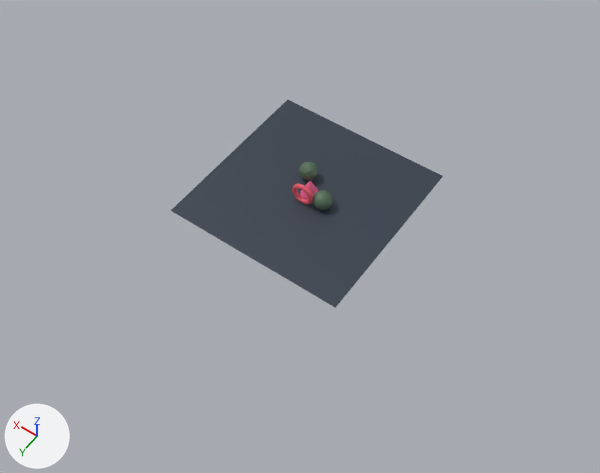
An edit to the Blender file Part-1 Intro/ObjectsAdd.blend, drawn before and after from the same camera.
One viewpoint serves both versions: a camera (50 mm lens) standing at (-31.8, 46.1, 64.4) and looking at (-1.8, 4.1, -1.6). Lighting does not change. The marker at lower left points along +X, +Y and +Z.
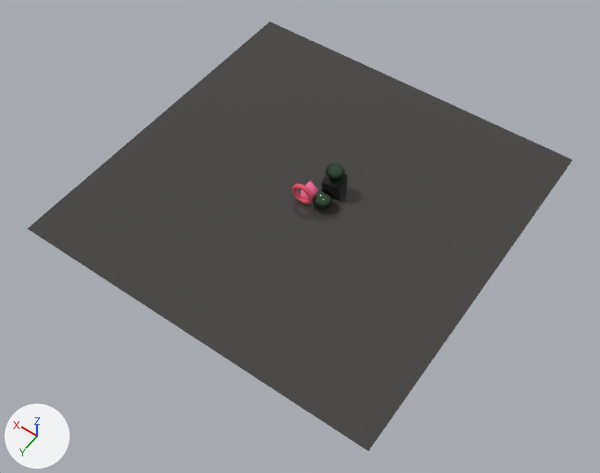
What differs and where, as boxes (x1, y1, x2, y2) in the pictures (600 x 473 px):
'Plane', rescaled (100% wider, 106% taller): before (171, 100, 443, 308); after (27, 22, 572, 451)
'Cube', added (black): after (322, 174, 348, 201)

Patch to the scene script:
```diff
--- a/Part-1 Intro/ObjectsAdd.blend.py
+++ b/Part-1 Intro/ObjectsAdd.blend.py
@@ mat_graymattmat @@
+mat_graymattmat = principled_material('GrayMattMat')
+mat_graymattmat.base_color = (0.0143, 0.0144, 0.0149)  # black #202021
+mat_graymattmat.roughness = 1.0
@@ me_cube_001 @@
+me_cube_001.from_pydata(...)  # a box spanning x -1.0..1.0, y -1.0..1.0, z -1.0..1.0
+me_cube_001.materials.append(mat_graymattmat)  # black #202021
@@ ob_plane @@
 ob_plane.location = (0.0, 0.0, 0.0)
-ob_plane.scale = (10.0, 10.0, 10.0)
+ob_plane.scale = (20.0, 20.0, 10.0)
@@ ob_cube @@
+ob_cube = bpy.data.objects.new('Cube', me_cube_001)
+ob_cube.location = (-1.95, -1.67, 0.98)
+ob_cube.rotation_euler = (0.0, 0.0, 0.212)  # degrees (0, 0, 12)
```
